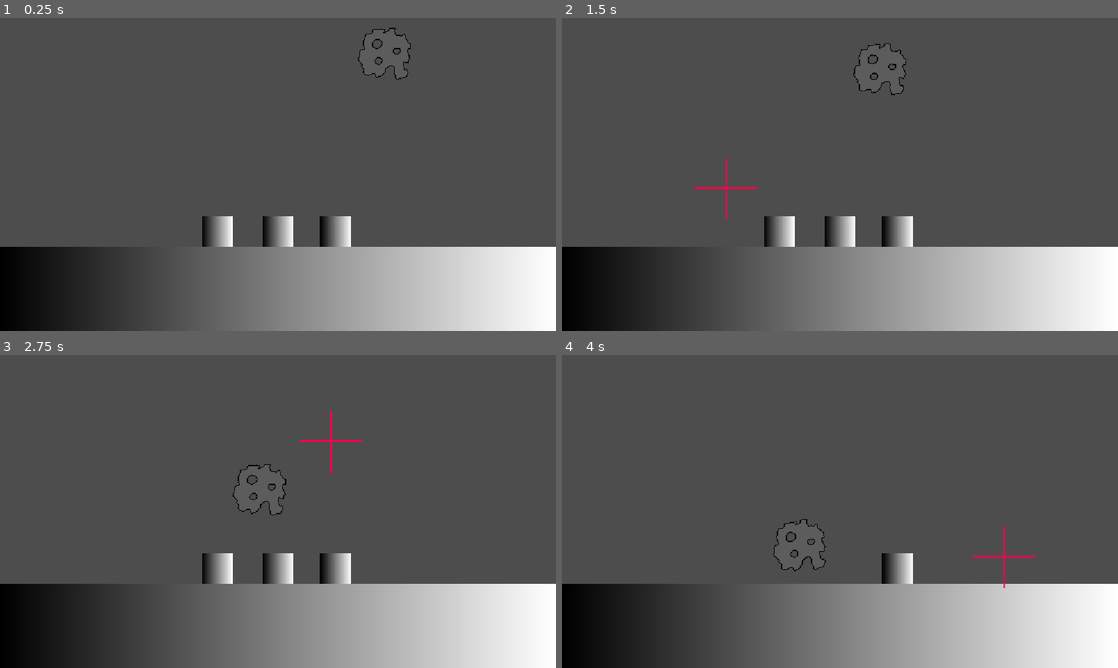
Above: before the commit, frames 1-4 (two rows, left to right).
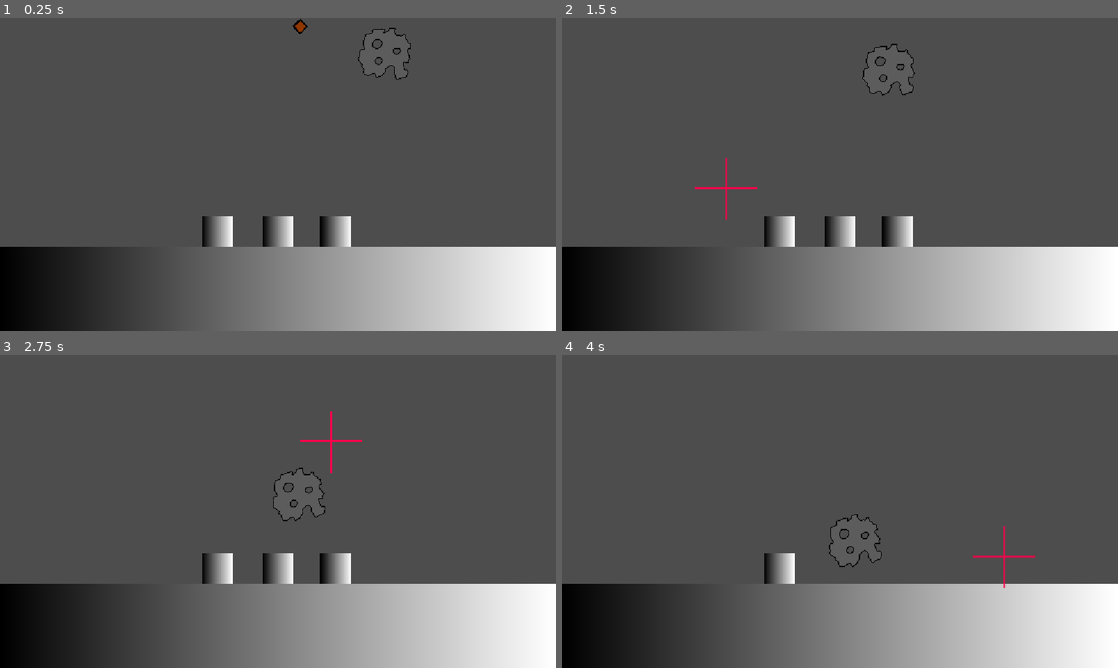
Above: after the commit, the same moments.

Repository: AndrewHay/meteor-strike
Game: Godot game, scene res://root.tscn
Two runs of this game, one before a commit and one after it. Both use one fixed random seed, a clock stepped at 60 frames per second and the inputs below.
Inputs (mouse positions are in pixels of both pictures, inside the frame that each line leads up to):
- Up to frame 1 (0.25 s): no input
- Up to frame 2 (1.5 s): move the mouse to (962, 158) at 0.52 s; click (962, 158) at 0.67 s; move the mouse to (728, 190) at 1.27 s; click (728, 190) at 1.42 s
- Up to frame 3 (2.75 s): move the mouse to (333, 442) at 2.02 s; click (333, 442) at 2.17 s
- Up to frame 4 (4 s): move the mouse to (812, 574) at 2.77 s; click (812, 574) at 2.92 s; move the mouse to (1006, 558) at 3.52 s; click (1006, 558) at 3.67 s

The runs differ from the first frame. In frame 1, less than 0.1% of the frame differs, in the area x 52-56%, y 0-6%; in frame 2, 0.3%; in frame 3, 0.3%; in frame 4, 1.2%, in the area x 36-64%, y 50-74%.

Commit message:
Add bullet

Diff:
--- /dev/null
+++ b/bullet/bullet.gd
@@ -0,0 +1,11 @@
+extends RigidBody2D
+
+
+# Called when the node enters the scene tree for the first time.
+func _ready() -> void:
+	pass # Replace with function body.
+
+
+# Called every frame. 'delta' is the elapsed time since the previous frame.
+func _process(delta: float) -> void:
+	pass
--- /dev/null
+++ b/bullet/bullet.tscn
@@ -0,0 +1,15 @@
+[gd_scene format=3 uid="uid://bktcnm7ffc37w"]
+
+[ext_resource type="Script" uid="uid://drfyc5ehjq1m3" path="res://bullet/bullet.gd" id="1_8v1h3"]
+[ext_resource type="Texture2D" uid="uid://hltk7tantad8" path="res://bullet/bullet.png" id="1_pv6j8"]
+
+[node name="Bullet" type="RigidBody2D" unique_id=69182042]
+script = ExtResource("1_8v1h3")
+
+[node name="Bullet" type="Sprite2D" parent="." unique_id=525495351]
+scale = Vector2(0.34674332, 0.34674332)
+texture = ExtResource("1_pv6j8")
+
+[node name="CollisionPolygon2D" type="CollisionPolygon2D" parent="." unique_id=694091597]
+scale = Vector2(0.34674332, 0.34674332)
+polygon = PackedVector2Array(-4, -49, -4, -47.1, -18.8, -35, -20.8, -35, -47.8, -9, -50, -9, -50, -6, -51.3, -4, -43, 9.5, -43, 11.900002, -35.7, 18, -33.9, 18, -12, 42.699997, -12, 44, -3.5999985, 50, 1.9000015, 50, 46.800003, 3, 49, 3, 49, -4.799999, 27, -27.8, 27, -28.900002, 7, -46.9, 7, -49)
--- a/crosshair/crosshair.gd
+++ b/crosshair/crosshair.gd
@@ -2,6 +2,8 @@
 
 # Called when the node enters the scene tree for the first time.
 func _input(event: InputEvent) -> void:
-	if event is InputEventMouseMotion:
+	if event is InputEventMouseButton:
+		print("pew")
+	elif event is InputEventMouseMotion:
 		print("Mouse Motion at: ", event.position)
 		position = event.position
--- a/root.tscn
+++ b/root.tscn
@@ -1,6 +1,7 @@
 [gd_scene format=3 uid="uid://b27qhu1jpmdvj"]
 
 [ext_resource type="PackedScene" uid="uid://q7o6ygniny5a" path="res://level/level.tscn" id="1_pyidc"]
+[ext_resource type="PackedScene" uid="uid://bktcnm7ffc37w" path="res://bullet/bullet.tscn" id="3_vvh5c"]
 [ext_resource type="PackedScene" uid="uid://brckowiu61j6c" path="res://crosshair/crosshair.tscn" id="4_28aoi"]
 
 [node name="Root" type="Node2D" unique_id=2002437452]
@@ -12,3 +13,6 @@
 position = Vector2(581, 326)
 
 [node name="Crosshair" parent="." unique_id=1168615329 instance=ExtResource("4_28aoi")]
+
+[node name="Bullet" parent="." unique_id=525495351 instance=ExtResource("3_vvh5c")]
+position = Vector2(627, 17)
Not shown, added: bullet/bullet.gd.uid
Binary file added: bullet/bullet.png
Not shown, added: bullet/bullet.png.import
Not shown, added: crosshair/crosshair.png~
